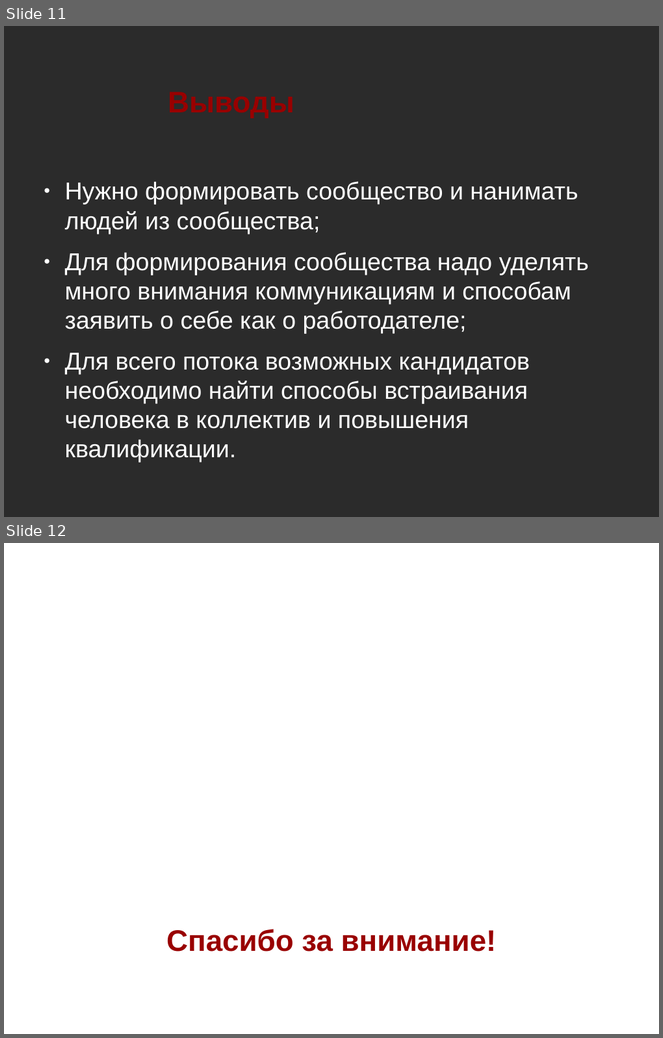
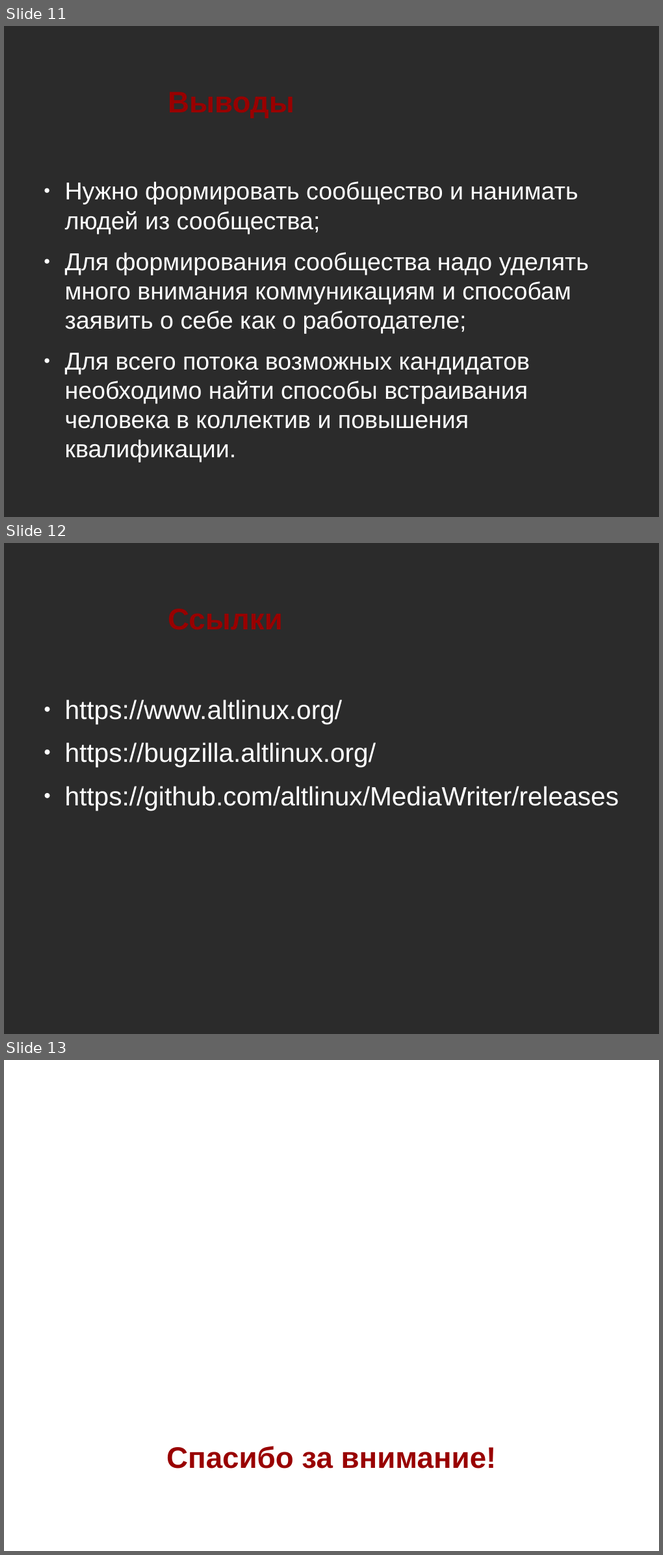
Before and after one commit to NIR-Ginko/presentations, a slide deck: 2020-02-07 ALT Join and community/ALT Join and community.odp. Shown one above the other, each under a label of ours: slides 11 and 12 before the commit, slides 11, 12 and 13 after it. The pictures are 663x1038 and 663x1555 pixels, drawn with LibreOffice and Linux fonts; fonts in the diff are those of the drawing; background and template pictures are left out; a plain dark background stands for a picture behind light text. Boxes give left, top, right and bottom in pixels: in the first picture for what was removed or moved away, otherwise in the second. Text is boxed around its words. In the diff, an @@ line names an element or a change of style, - is before the commit and + after.

Commit message:
Presentation updated with ALT Media Writer picture

```diff
--- a/2020-02-07 ALT Join and community/ALT Join and community.odp
+++ b/2020-02-07 ALT Join and community/ALT Join and community.odp
@@ slide 12 added at (x1=4, y1=543, x2=659, y2=1034), background picture (left out) @@
@@ title added at (x1=168, y1=609, x2=283, y2=630), 36 pt, text #990000, bold @@
+Ссылки
@@ text added at (x1=65, y1=700, x2=620, y2=811), 32 pt, text #FFFFFF @@
+● https://www.altlinux.org/
+● https://bugzilla.altlinux.org/
+● https://github.com/altlinux/MediaWriter/releases
@@ what was slide 12 is now slide 13 @@
```
Also in this commit, not shown: 3 slides changed.
